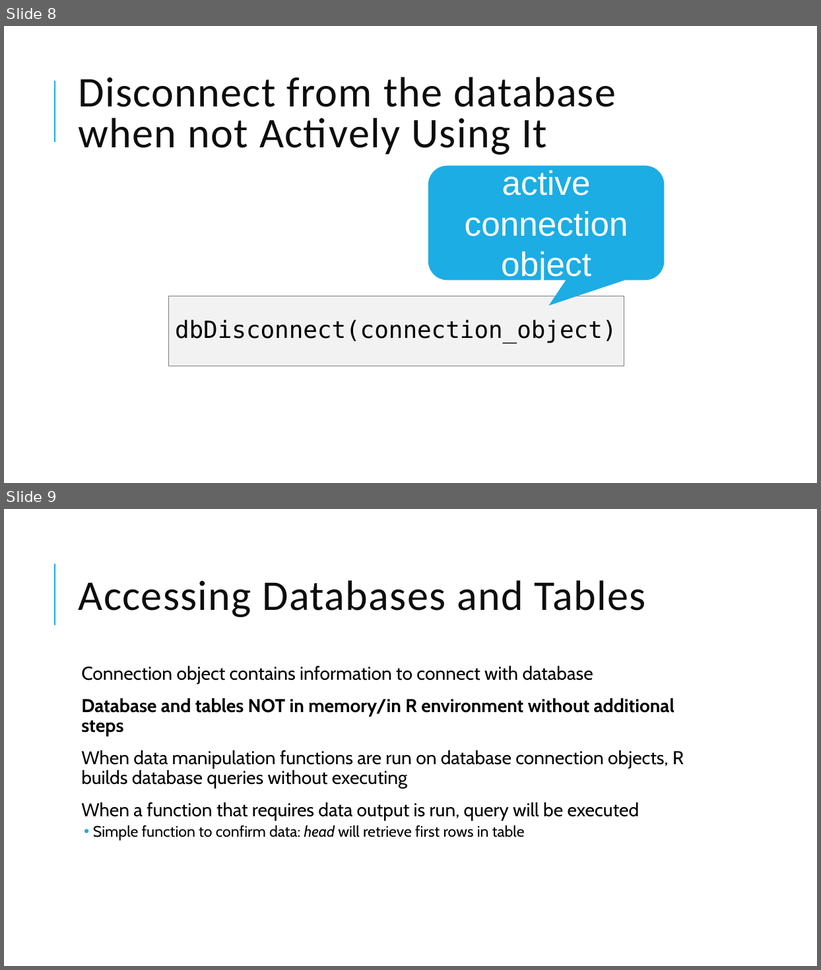
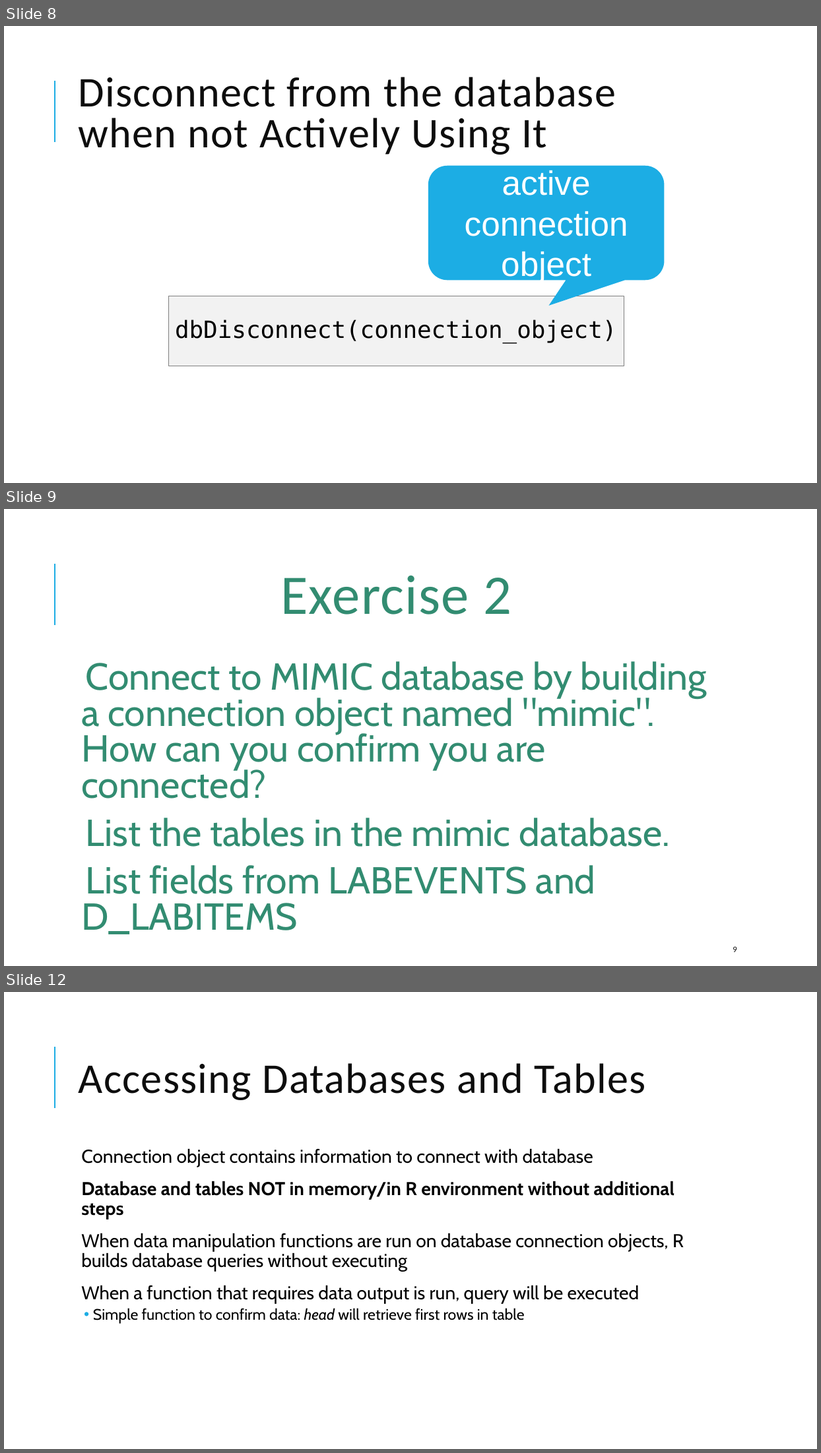
Before and after one commit to amromeo/api_r_int_db_24, a slide deck: presentations/02 - Databases with R.pptx. Shown one above the other, each under a label of ours: slides 8 and 9 before the commit, slides 8, 9 and 12 after it; the slides between them are not shown. The pictures are 821x970 and 821x1453 pixels, drawn with LibreOffice and Linux fonts; fonts in the diff are those of the drawing. Boxes give left, top, right and bottom in pixels: in the first picture for what was removed or moved away, otherwise in the second. Text is boxed around its words. In the diff, an @@ line names an element or a change of style, - is before the commit and + after.

```diff
--- a/presentations/02 - Databases with R.pptx
+++ b/presentations/02 - Databases with R.pptx
@@ slide 9 added at (x1=4, y1=509, x2=817, y2=966), background #FFFFFF; not listed: 1 template element that a slide beside it also shows @@
@@ title added at (x1=281, y1=575, x2=512, y2=615), 66 pt, text #328B71 @@
+Exercise 2
@@ text added at (x1=81, y1=661, x2=707, y2=935), 44.4 pt, text #328B71 @@
+  Connect to MIMIC database by building a connection object named "mimic". How can you confirm you are connected?
+  List the tables in the mimic database.
+  List fields from LABEVENTS and D_LABITEMS
@@ page number added at (x1=733, y1=947, x2=737, y2=953), 10 pt, text #0D0D0D @@
+9
@@ what was slide 9 is now slide 12 @@
```
Also in this commit, not shown: 2 slides changed, 2 other slides added.
